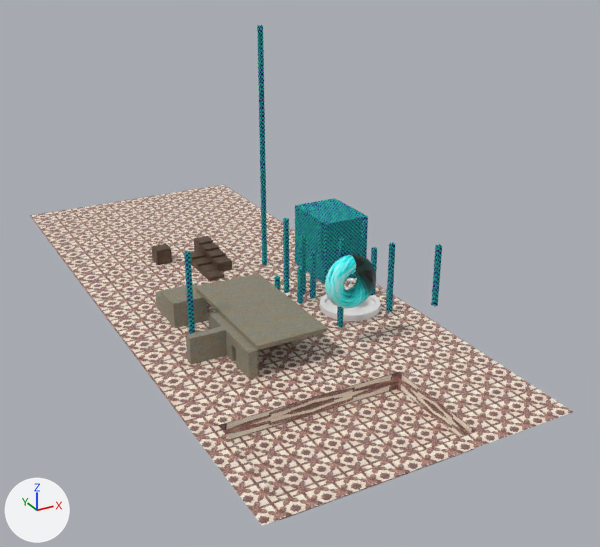
Renders of the Blender file raw/playtest.blend from each side of a commit.
Both versions are drawn from a camera (50 mm lens) standing at (-68.6, -155.3, 86.2) and looking at (17.2, 0.7, 8.3). Every picture has the same lights, and +X, +Y and +Z are marked at lower left. The first picture is the older version.

Script lines for the objects in view, before the commit:
```python
me_csgbox3d62_001 = bpy.data.meshes.new('CSGBox3D62.001')
me_csgbox3d62_001.from_pydata(...)  # 287 vertices, 251 faces; spans x -45.0..21.0, y -83.0..77.0, z -6.0..-2.0
me_csgbox3d62_001.materials.append(mat_img_flr_tile10_jpg)  # picture img_flr_tile10_jpg
me_csgbox3d62_002 = bpy.data.meshes.new('CSGBox3D62.002')
me_csgbox3d62_002.from_pydata(...)  # 48 vertices, 40 faces; spans x -16.5..-8.5, y -31.0..-11.0, z -2.0..2.0
me_csgbox3d62_002.materials.append(mat_img_wod_crate_png)  # picture img_wod_crate_png
me_csgbox3d62_030 = bpy.data.meshes.new('CSGBox3D62.030')
me_csgbox3d62_030.from_pydata(...)  # a torus around y (ring radius 4.0, tube radius 2.0) spanning x -28.5..-16.5, y 31.0..35.0, z 6.2..18.2
me_csgbox3d62_030.materials.append(mat_img_orbfront_png)  # picture img_orbfront_png
ob_csgbox3d62_001 = bpy.data.objects.new('CSGBox3D62.001', me_csgbox3d62_001)
ob_csgbox3d62_001.parent = ob_playtest
ob_csgbox3d62_001.location = (-4.5, 13.0, 2.0)
ob_csgbox3d62_001.rotation_euler = (0.0, 0.0, -3.142)  # degrees (0, 0, -180)
ob_csgbox3d62_002 = bpy.data.objects.new('CSGBox3D62.002', me_csgbox3d62_002)
ob_csgbox3d62_002.parent = ob_playtest
ob_csgbox3d62_002.location = (-4.5, 13.0, 2.0)
ob_csgbox3d62_002.rotation_euler = (0.0, 0.0, -3.142)  # degrees (0, 0, -180)
ob_csgbox3d62_030 = bpy.data.objects.new('CSGBox3D62.030', me_csgbox3d62_030)
ob_csgbox3d62_030.parent = ob_playtest
ob_csgbox3d62_030.location = (-4.5, 13.0, 2.0)
ob_csgbox3d62_030.rotation_euler = (0.0, 0.0, -3.142)  # degrees (0, 0, -180)
# also in view: 'CSGBox3D62.007' at (-3.0, -3.0, 3.5); 'CSGBox3D62.015' at (14.0, 0.5, 29.0)
```
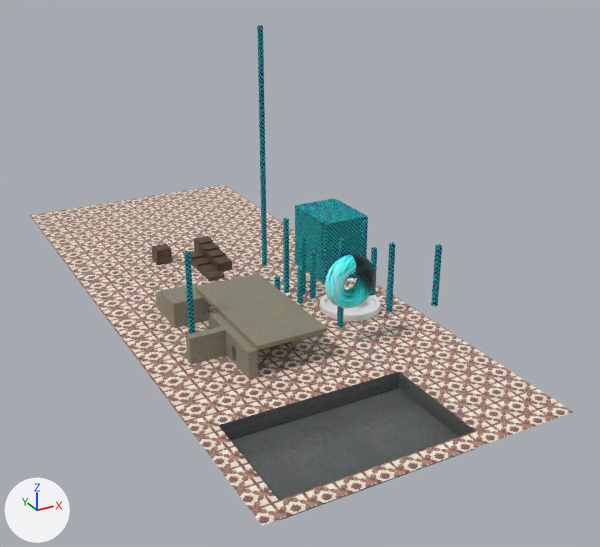
Where the newer file only moved an object's origin or applied its transform, the numbers keep the older frame.

What differs and where, as boxes [x1, y1, x2, y2] in the pictures (600 x 547 px):
'CSGBox3D62.001', recoloured, surface changed (beige to grey): [217, 370, 477, 516] in both
part 1 of me_csgbox3d62_001, recoloured (beige to grey): [218, 372, 475, 516] in both
part 2 of me_csgbox3d62_001, surface changed (beige to grey): [218, 372, 475, 516] in both

The change in detail:
Picture 'CNK_DARKCONCRETE01.jpg' (img_cnk_darkconcrete01_jpg) is new.
Material 'IMG_CNK_DARKCONCRETE01.jpg' (mat_img_cnk_darkconcrete01_jpg) is new.
Its texture is img_cnk_darkconcrete01_jpg.
me_csgbox3d62_001 has 287 vertices, 251 faces and spans x -45.0..21.0, y -83.0..77.0, z -6.0..-2.0.
me_csgbox3d62_001 is used by ob_csgbox3d62_001; parent ob_playtest; location (-4.5, 13.0, 2.0); rotation (0.0, 0.0, -3.142), in degrees (0, 0, -180).
me_csgbox3d62_001 part 1: all 5 faces centred in x -24.0..16.0, y 49.0..73.0, z -6.0..-4.0 switch from mat_img_flr_tile10_jpg (picture img_flr_tile10_jpg) to mat_img_cnk_darkconcrete01_jpg (picture img_cnk_darkconcrete01_jpg).
me_csgbox3d62_001 part 2: texture (UV) coordinates of 5 of 251 faces, centred in x -24.0..16.0, y 49.0..73.0, z -6.0..-4.0, changed; they spanned u -4.36..2.76, v 0.0..12.99 and now span u -1.8..1.0, v -0.36..2.25.
